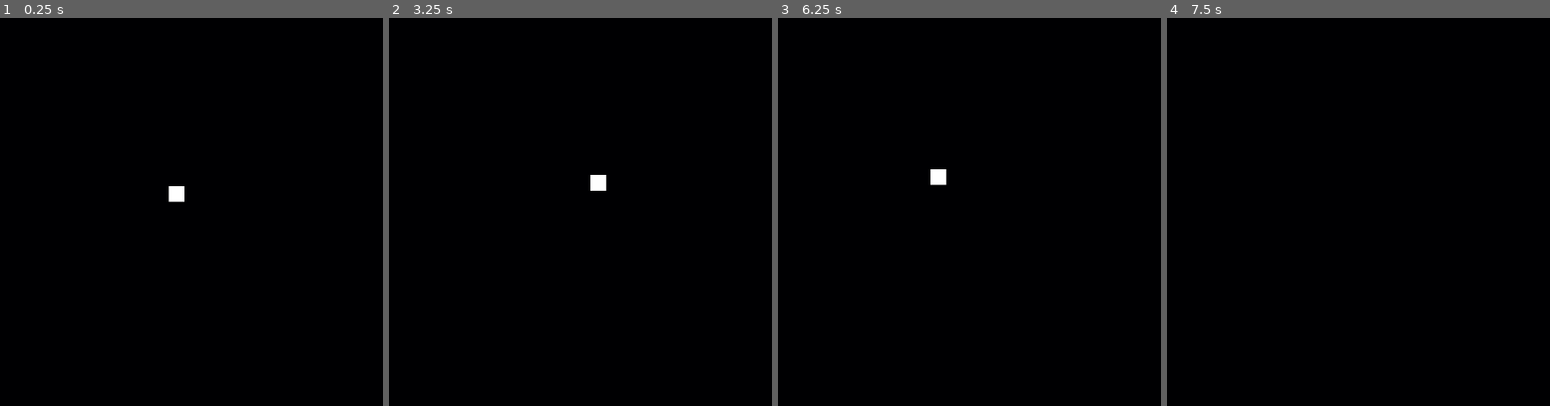
Above: before the commit, frames 1-4 (left to right).
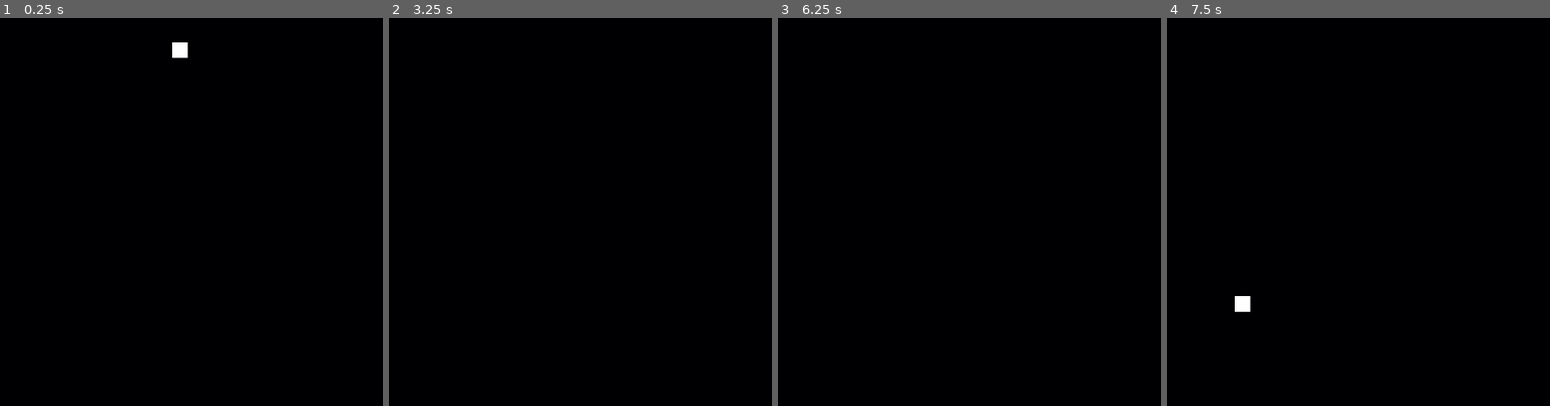
Above: after the commit, the same moments.

Repository: NathouneOne/2d-platformer-proto-01
Game: Godot game, scene res://Assets/Scenes/Levels/level_1.tscn
Same seed, same stepped clock (60 frames per second), same inputs: the game is played once before the commit and once after it.
Inputs (mouse positions are in pixels of both pictures, inside the frame that each line leads up to):
- Up to frame 1 (0.25 s): no input
- Up to frame 2 (3.25 s): move the mouse to (741, 188) at 0.52 s; hold D (right) 0.53-2.03 s; click (741, 188) at 0.6 s; tap Space (jump) at 0.77, 1.52, 2.75, 3.02 s; move the mouse to (427, 227) at 1.27 s; click (427, 227) at 1.35 s; tap Enter at 2 s; move the mouse to (653, 115) at 2.02 s; hold A (left) 2.03-2.78 s; click (653, 115) at 2.1 s; move the mouse to (538, 293) at 2.77 s; hold D (right) from 2.78 s (still down); click (538, 293) at 2.85 s
- Up to frame 3 (6.25 s): move the mouse to (outside the picture) at 3.52 s; click (outside the picture) at 3.6 s; tap Space (jump) at 3.77, 4.52, 5.75, 6.02 s; move the mouse to (outside the picture) at 4.27 s; release D (right) at 4.28 s; hold A (left) 4.28-5.03 s; click (outside the picture) at 4.35 s; tap Enter at 5 s; move the mouse to (1003, 208) at 5.02 s; hold D (right) 5.03-5.78 s; click (1003, 208) at 5.1 s; move the mouse to (854, 103) at 5.77 s; hold A (left) from 5.78 s (still down); click (854, 103) at 5.85 s
- Up to frame 4 (7.5 s): move the mouse to (1519, 188) at 6.52 s; click (1519, 188) at 6.6 s; tap Space (jump) at 6.77 s; move the mouse to (1205, 227) at 7.27 s; release A (left) at 7.28 s; hold D (right) from 7.28 s (still down); click (1205, 227) at 7.35 s

The runs differ from the first frame. In frame 1, 0.3% of the frame differs, in the area x 43-50%, y 6-48%; in frame 2, 0.2%; in frame 3, 0.2%; in frame 4, 0.2%.

Commit message:
fixed_angles and shit

Diff:
--- a/Assets/Scenes/Levels/level_1.tscn
+++ b/Assets/Scenes/Levels/level_1.tscn
@@ -11,7 +11,7 @@
 
 [node name="Player" parent="." instance=ExtResource("1_un3gw")]
 unique_name_in_owner = true
-position = Vector2(547, 261)
+position = Vector2(552, 40)
 
 [node name="KillPlane" type="Area2D" parent="."]
 unique_name_in_owner = true
--- a/Assets/Scenes/clic_box.tscn
+++ b/Assets/Scenes/clic_box.tscn
@@ -6,20 +6,19 @@
 
 [sub_resource type="RectangleShape2D" id="RectangleShape2D_3v7e2"]
 
-[node name="Area2D" type="Area2D"]
+[node name="clic_box" type="Area2D"]
 material = SubResource("CanvasItemMaterial_pv60e")
 script = ExtResource("1_pv60e")
 
 [node name="CollisionShape2D" type="CollisionShape2D" parent="."]
-position = Vector2(10, 10)
 shape = SubResource("RectangleShape2D_3v7e2")
 
-[node name="ColorRect" type="ColorRect" parent="CollisionShape2D"]
+[node name="ColorRect" type="ColorRect" parent="."]
 offset_left = -10.0
 offset_top = -10.0
 offset_right = 10.0
 offset_bottom = 10.0
-size_flags_horizontal = 4
+size_flags_horizontal = 0
 color = Color(0.4710104, 0.21653157, 0.2365835, 1)
 
 [connection signal="body_entered" from="." to="." method="_on_body_entered"]
--- a/Assets/Scenes/player.tscn
+++ b/Assets/Scenes/player.tscn
@@ -8,10 +8,12 @@
 [node name="Player" type="CharacterBody2D"]
 script = ExtResource("1_6cd4h")
 
-[node name="ColorRect" type="ColorRect" parent="."]
-offset_right = 24.0
-offset_bottom = 24.0
-
 [node name="CollisionShape2D" type="CollisionShape2D" parent="."]
 position = Vector2(12, 12)
 shape = SubResource("RectangleShape2D_egera")
+
+[node name="ColorRect" type="ColorRect" parent="CollisionShape2D"]
+offset_left = -12.0
+offset_top = -12.0
+offset_right = 12.0
+offset_bottom = 12.0
--- a/Assets/Scripts/level_1.gd
+++ b/Assets/Scripts/level_1.gd
@@ -2,6 +2,7 @@
 
 @onready var timer: Timer = %Timer
 const TIMER_TIME = 2
+const BOX_Y_SIZE = 5
 
 const CLIC_BOX = preload("uid://bobxjb73lgyn3")
 
@@ -20,23 +21,23 @@
 
 	if Input.is_action_just_pressed("left_clic"):
 		box_coordinate_1 = get_global_mouse_position()
-		print(box_coordinate_1)
 	if Input.is_action_just_released("left_clic"):
 		box_coordinate_2 = get_global_mouse_position()
-		print(box_coordinate_2)
+
 		var clic_box = CLIC_BOX.instantiate()
-		var rectangle_shape_size = abs(box_coordinate_2-box_coordinate_1)
-		clic_box.get_child(0).shape.size = rectangle_shape_size
-		clic_box.get_child(0).get_child(0).size = rectangle_shape_size
-		print("size = ", rectangle_shape_size)
-		if box_coordinate_2.x-box_coordinate_1.x>0 :
-			clic_box.position.x = box_coordinate_1.x
-		else :
-			clic_box.position.x = box_coordinate_2.x
-		if box_coordinate_2.y-box_coordinate_1.y>0 :
-			clic_box.position.y = box_coordinate_1.y
-		else :
-			clic_box.position.y = box_coordinate_2.y
+
+		var box_size = Vector2(box_coordinate_1.distance_to(box_coordinate_2), BOX_Y_SIZE)
+		var box_angle = box_coordinate_1.angle_to_point(box_coordinate_2)
+
+
+		clic_box.global_position.x=box_coordinate_1.x
+		clic_box.global_position.y=box_coordinate_1.y
+
+		clic_box.get_child(0).shape.size = box_size
+		clic_box.get_child(1).size = box_size
+		clic_box.global_rotation = box_angle
+		print("angle = ", rad_to_deg(box_angle))
+
 		print("x= ", clic_box.position.x, "\ny= ", clic_box.position.y)
 
 		add_child(clic_box)
--- a/Assets/Scripts/player.gd
+++ b/Assets/Scripts/player.gd
@@ -2,7 +2,7 @@
 
 
 const SPEED = 300.0
-const JUMP_VELOCITY = -400.0
+const JUMP_VELOCITY = -600.0
 
 
 func _physics_process(delta: float) -> void:
